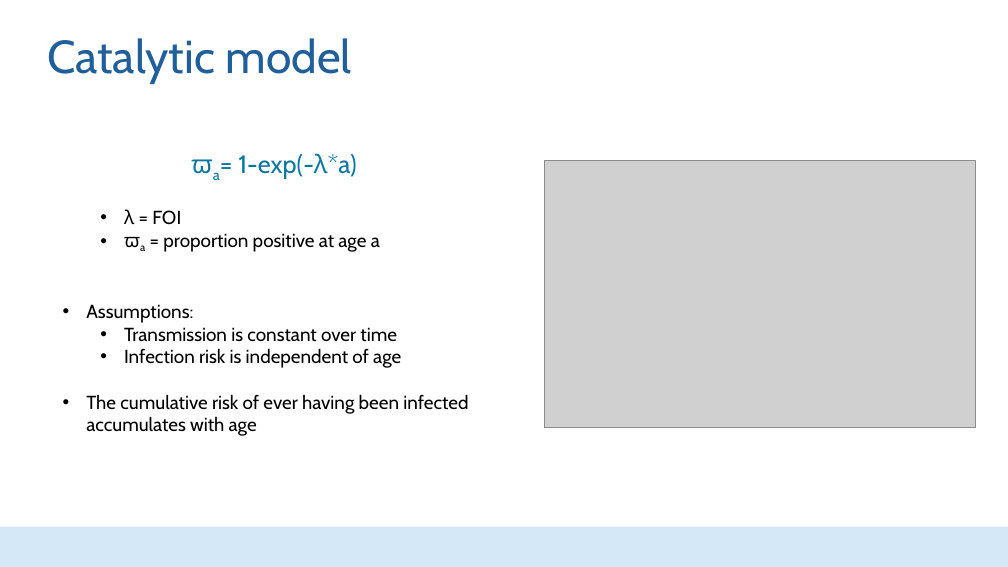
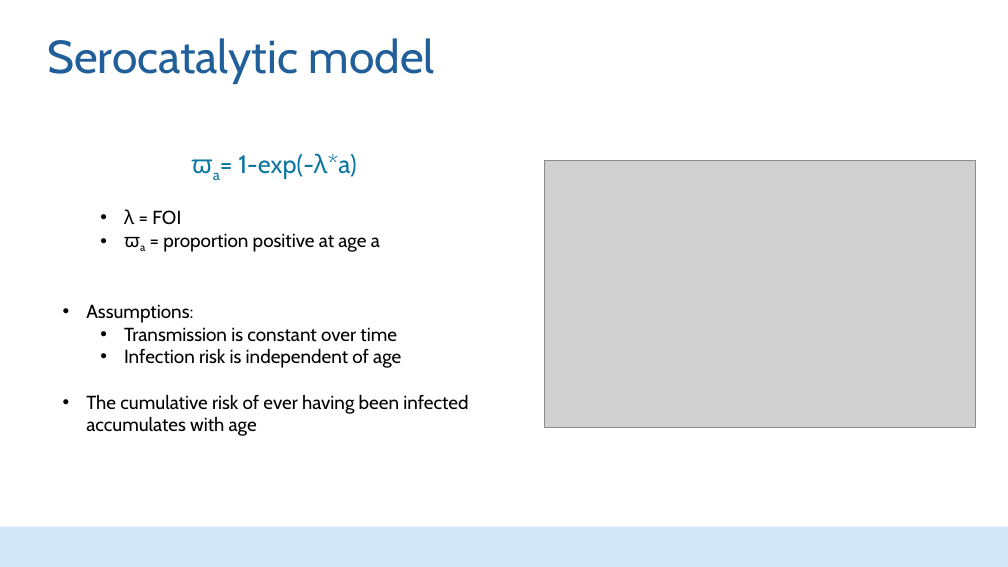
Before and after one commit to HopkinsIDD/seroanalytics_workshop, a slide deck: slide 17 of Part 6/Lecture 6.pptx. Drawn at 1008x567 pixels with LibreOffice and Linux fonts; fonts in the diff are those of the drawing; grey boxes stand for pictures; background and template pictures are left out. Boxes give left, top, right and bottom in pixels: in the first picture for what was removed or moved away, otherwise in the second. Text is boxed around its words. In the diff, an @@ line names an element or a change of style, - is before the commit and + after.

```diff
--- a/Part 6/Lecture 6.pptx
+++ b/Part 6/Lecture 6.pptx
@@ title at (47, 38, 435, 84): text changed @@
-Catalytic model
+Serocatalytic model
```
Also in this commit, not shown: 6 other slides changed, 2 other files.
